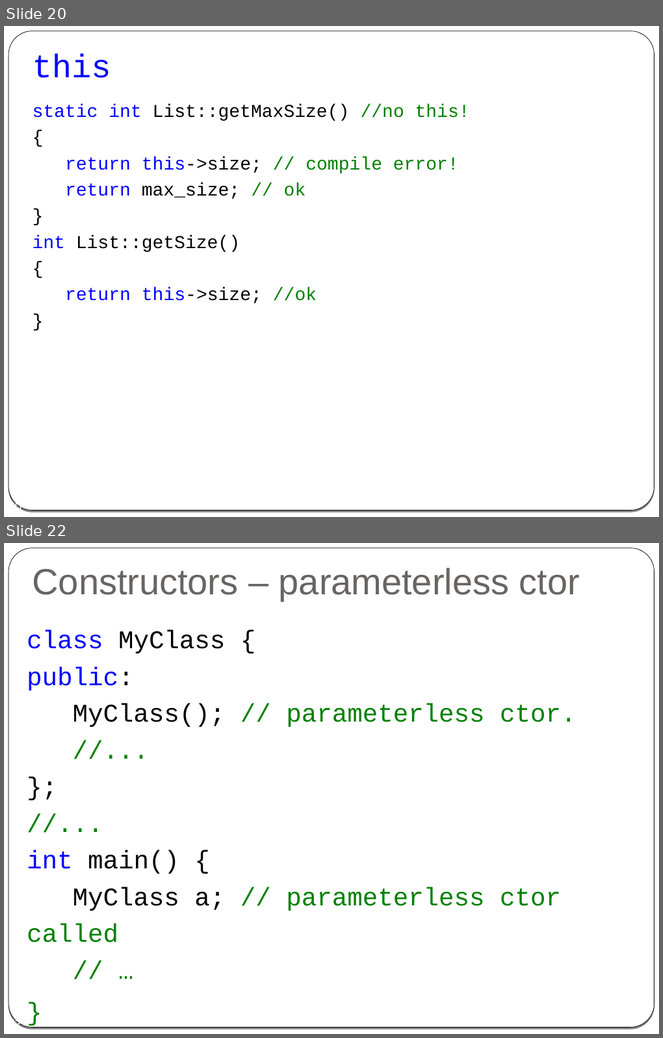
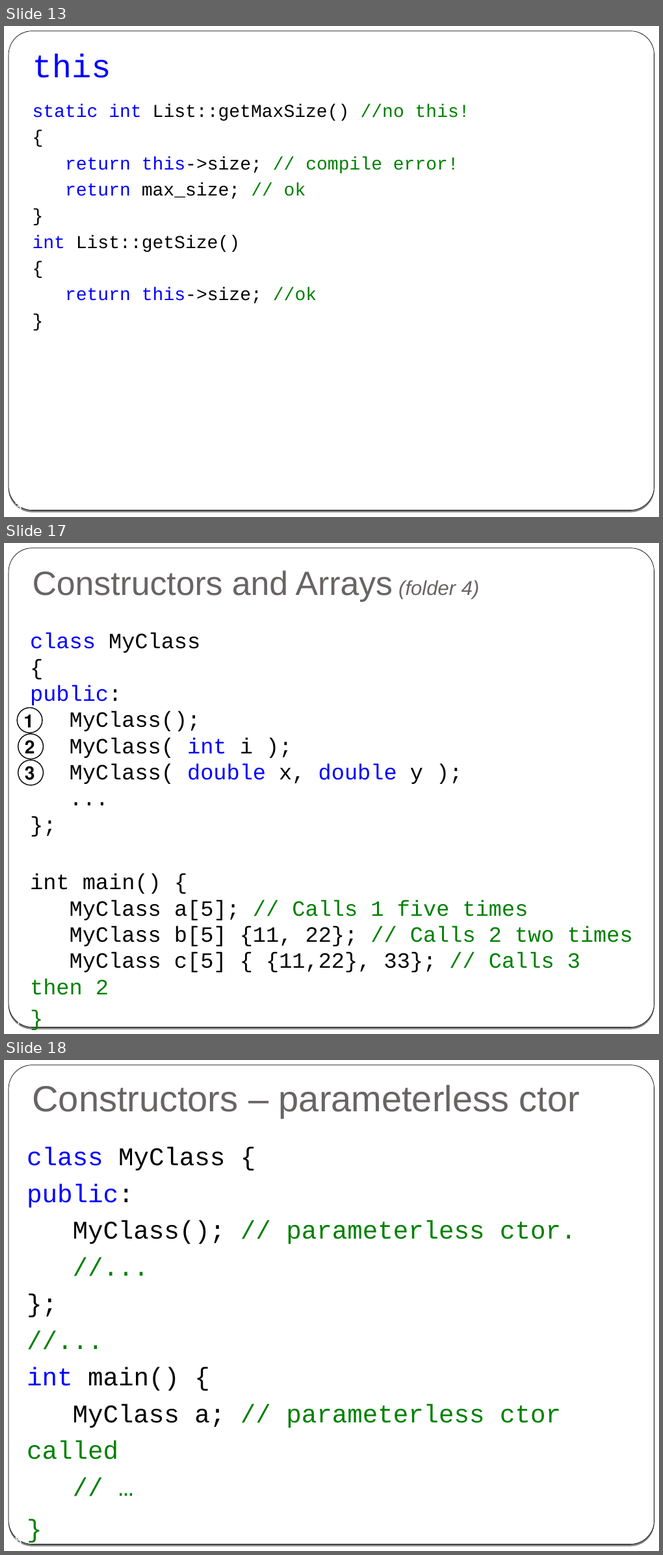
Before and after one commit to cpp-at-ariel/cpp-5778, a slide deck: week02-classes-constructors-destructors/slides.odp. Shown one above the other, each under a label of ours: slides 20 and 22 before the commit, slides 13, 17 and 18 after it; the slides between them are not shown. The pictures are 663x1038 and 663x1555 pixels, drawn with LibreOffice and Linux fonts; fonts in the diff are those of the drawing. Boxes give left, top, right and bottom in pixels: in the first picture for what was removed or moved away, otherwise in the second. Text is boxed around its words. In the diff, an @@ line names an element or a change of style, - is before the commit and + after.

```diff
--- a/week02-classes-constructors-destructors/slides.odp
+++ b/week02-classes-constructors-destructors/slides.odp
@@ slide 17 added at bbox=[4, 543, 659, 1034], background gradient #000000 to #FFFFFF; not listed: 2 template elements that a slide beside it also shows @@
@@ title added at bbox=[33, 570, 480, 602], 37 pt, text #696464 @@
+Constructors and Arrays (folder 4)
@@ text added at bbox=[30, 633, 633, 995], 24 pt, text #000000 @@
+class MyClass
+{
+public:
+MyClass();
+MyClass( int i );
+MyClass( double x, double y );
+...
+};
+int main() {
+MyClass a[5]; // Calls 1 five times
+MyClass b[5] {11, 22}; // Calls 2 two times
+MyClass c[5] { {11,22}, 33}; // Calls 3 then 2
+}
@@ ellipse added at bbox=[17, 707, 42, 733], outline #000000 0.99 pt, 20 pt, text #000000, bold @@
+1
@@ ellipse added at bbox=[18, 733, 43, 759], outline #000000 0.99 pt, 20 pt, text #000000, bold @@
+2
@@ ellipse added at bbox=[18, 760, 43, 785], outline #000000 0.99 pt, 20 pt, text #000000, bold @@
+3
@@ page number added at bbox=[8, 1018, 22, 1027], 14 pt, text #FFFFFF @@
+17
@@ what was slide 20 is now slide 13 @@
@@ page number at bbox=[8, 501, 22, 510]: text changed @@
-20
+13
@@ what was slide 22 is now slide 18 @@
@@ page number at bbox=[8, 1535, 22, 1544]: text changed @@
-22
+18
```
Also in this commit, not shown: 12 slides changed, 6 other slides added, 9 slides removed, 23 other files.
